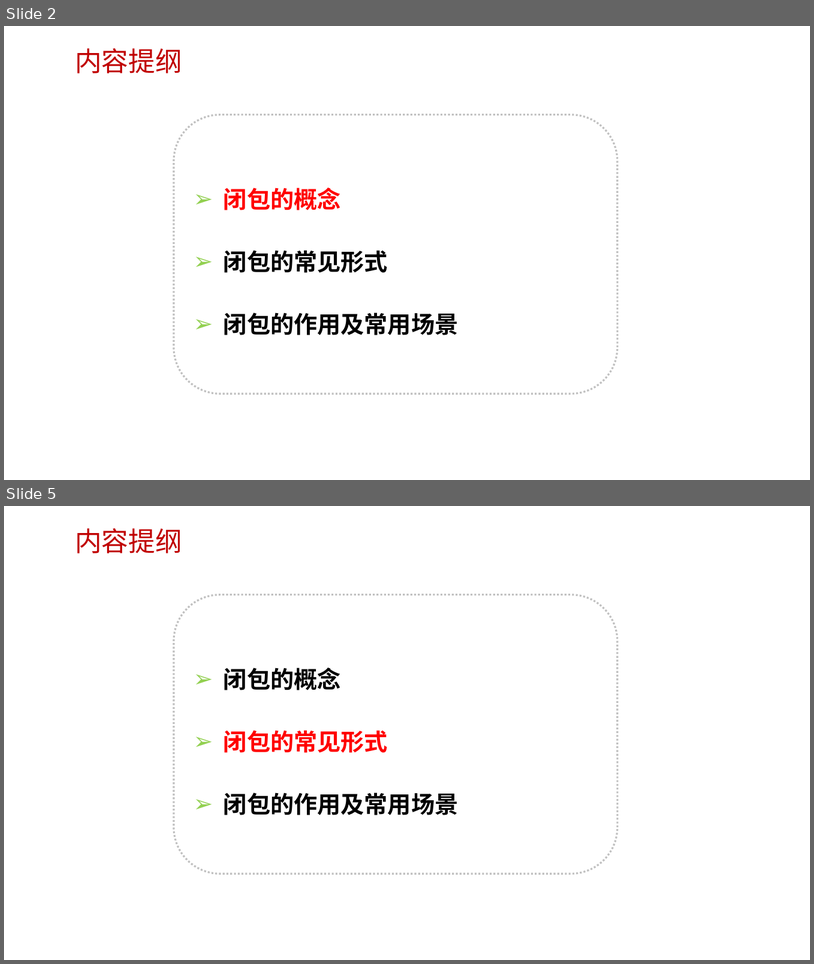
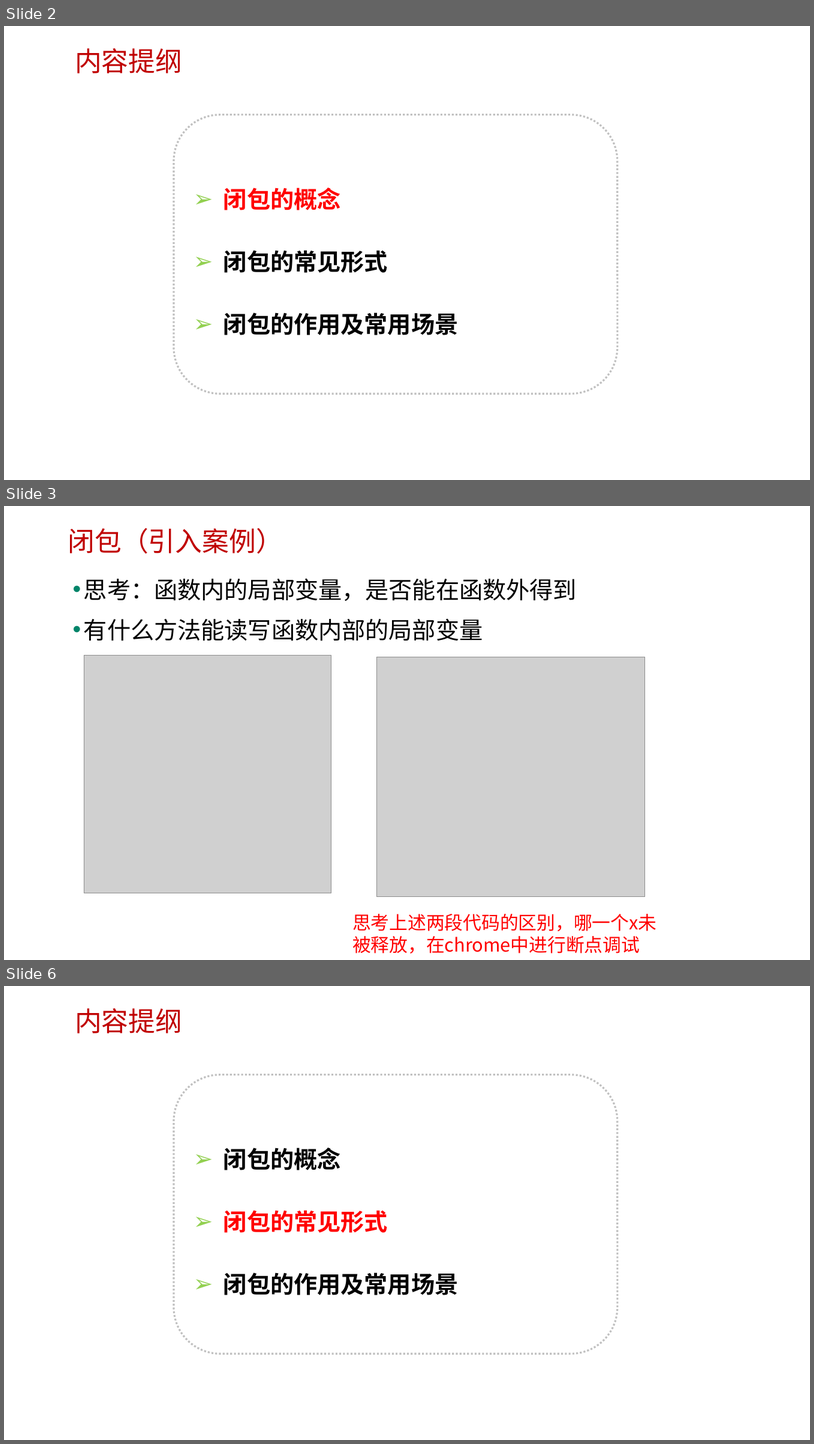
Before and after one commit to edu2act/course-javascript-advanced, a slide deck: 课程PPT/12.JS闭包.pptx. Shown one above the other, each under a label of ours: slides 2 and 5 before the commit, slides 2, 3 and 6 after it; the slides between them are not shown. The pictures are 814x964 and 814x1444 pixels, drawn with LibreOffice and Linux fonts; fonts in the diff are those of the drawing; grey boxes stand for pictures; background and template pictures are left out. Boxes give left, top, right and bottom in pixels: in the first picture for what was removed or moved away, otherwise in the second. Text is boxed around its words. In the diff, an @@ line names an element or a change of style, - is before the commit and + after.

```diff
--- a/课程PPT/12.JS闭包.pptx
+++ b/课程PPT/12.JS闭包.pptx
@@ slide 3 added at [4,506,810,960], background picture (left out) @@
@@ text added at [68,528,283,553], 32 pt, text #C00000 @@
+闭包（引入案例）
@@ text added at [84,578,577,641], 28 pt, text #000000 @@
+• 思考：函数内的局部变量，是否能在函数外得到
+• 有什么方法能读写函数内部的局部变量
@@ picture added at [84,655,332,893] @@
@@ picture added at [377,657,645,896] @@
@@ text added at [353,913,657,953], 22 pt, text #FF0000 @@
+思考上述两段代码的区别，哪一个x未被释放，在chrome中进行断点调试
@@ what was slide 5 is now slide 6 @@
```
Also in this commit, not shown: 4 slides changed, 1 other slide added, 1 slide removed, 3 other files.
